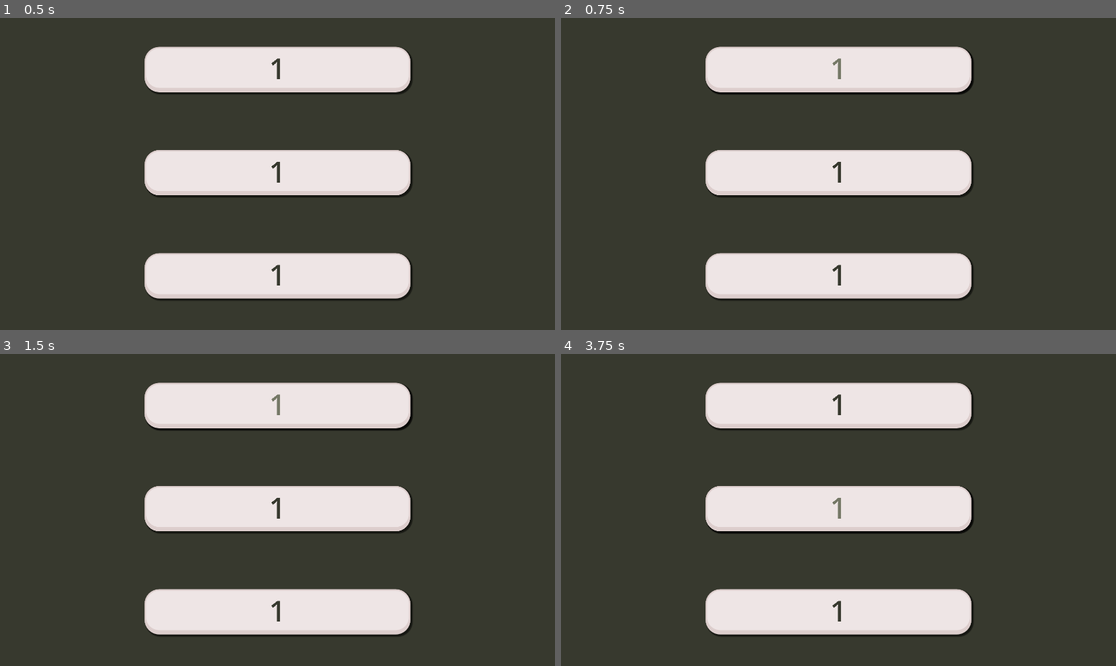
Above: before the commit, frames 1-4 (two rows, left to right).
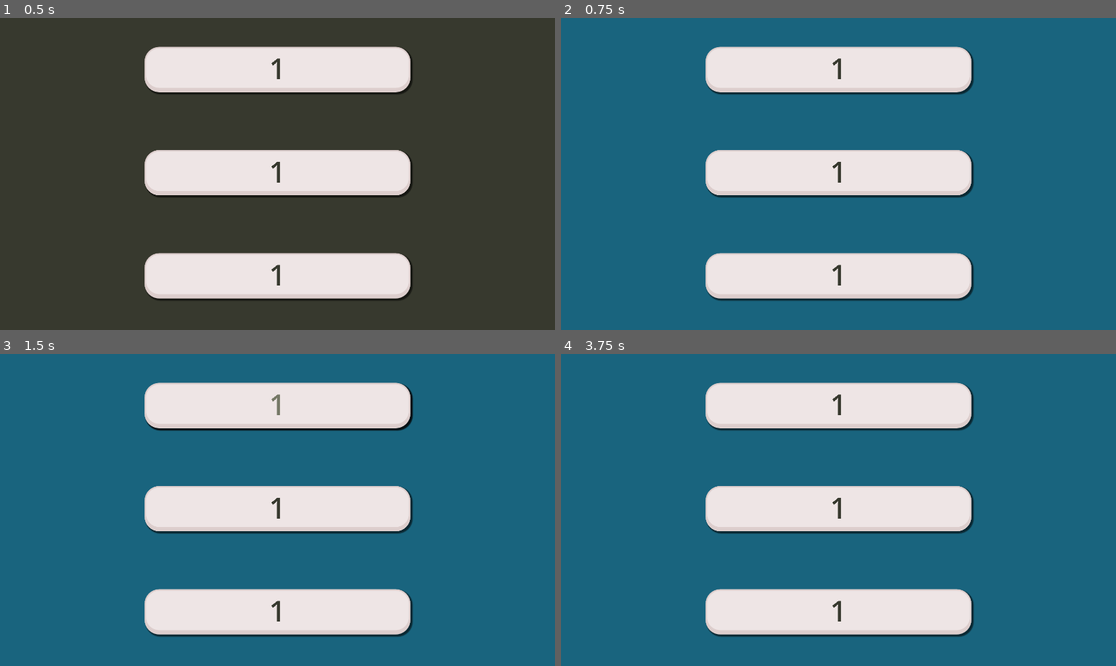
Above: after the commit, the same moments.

Repository: mosusg/brainrot-translator
Game: Godot game, scene res://scenes/menu.tscn
Same seed, same stepped clock (60 frames per second), same inputs: the game is played once before the commit and once after it.
Inputs:
- Up to frame 1 (0.5 s): no input
- Up to frame 2 (0.75 s): click "1" at 0.5 s
- Up to frame 3 (1.5 s): click "1" at 1.25 s
- Up to frame 4 (3.75 s): click "1" at 2 s; click "1" at 2.75 s; click "1" at 3.5 s

Frame 1 is identical in both runs. In frame 2, 80% of the frame differs, in the area x 0-100%, y 0-100%; in frame 3, 79%; in frame 4, 80%.
Error before the commit: Parse Error: Unexpected "Indent" in class body. (res://scripts/menu.gd:5)

Commit message:
code base ahhh

Diff:
--- a/scenes/app.tscn
+++ b/scenes/app.tscn
@@ -78,3 +78,7 @@
 theme_override_styles/pressed = ExtResource("3_cl6f3")
 theme_override_styles/normal = ExtResource("2_dmsei")
 text = "1"
+
+[connection signal="pressed" from="CenterContainer/VBoxContainer2/Option 1" to="." method="_on_option_1_pressed"]
+[connection signal="pressed" from="CenterContainer/VBoxContainer2/Option 2" to="." method="_on_option_2_pressed"]
+[connection signal="pressed" from="CenterContainer/VBoxContainer2/Option 3" to="." method="_on_option_3_pressed"]
--- a/scenes/menu.tscn
+++ b/scenes/menu.tscn
@@ -80,3 +80,7 @@
 theme_override_styles/pressed = ExtResource("3_mhnvy")
 theme_override_styles/normal = ExtResource("2_con2f")
 text = "1"
+
+[connection signal="pressed" from="CenterContainer/VBoxContainer2/Option 1" to="." method="_on_option_1_pressed"]
+[connection signal="pressed" from="CenterContainer/VBoxContainer2/Option 2" to="." method="_on_option_2_pressed"]
+[connection signal="pressed" from="CenterContainer/VBoxContainer2/Option 3" to="." method="_on_option_3_pressed"]
--- a/scenes/settings.tscn
+++ b/scenes/settings.tscn
@@ -80,3 +80,7 @@
 theme_override_styles/pressed = ExtResource("2_r6d6q")
 theme_override_styles/normal = ExtResource("2_6wm04")
 text = "1"
+
+[connection signal="pressed" from="CenterContainer/VBoxContainer2/Option 1" to="." method="_on_option_1_pressed"]
+[connection signal="pressed" from="CenterContainer/VBoxContainer2/Option 2" to="." method="_on_option_2_pressed"]
+[connection signal="pressed" from="CenterContainer/VBoxContainer2/Option 3" to="." method="_on_option_3_pressed"]
--- a/scripts/app.gd
+++ b/scripts/app.gd
@@ -1,3 +1,10 @@
 extends Control
 
-		get_tree().change_scene_to_file("res://scenes/menu.tscn")
+func _on_option_1_pressed() -> void:
+	pass
+
+func _on_option_2_pressed() -> void:
+	pass
+
+func _on_option_3_pressed() -> void:
+	get_tree().change_scene_to_file("res://scenes/menu.tscn")
--- a/scripts/menu.gd
+++ b/scripts/menu.gd
@@ -1,13 +1,10 @@
 extends Control
 
+func _on_option_1_pressed() -> void:
+	get_tree().change_scene_to_file("res://scenes/app.tscn")
 
+func _on_option_2_pressed() -> void:
+	get_tree().change_scene_to_file("res://scenes/settings.tscn")
 
-		get_tree().change_scene_to_file("res://scenes/app.tscn")
-
-
-
-		get_tree().change_scene_to_file("res://scenes/settings.tscn")
-
-
-
-		get_tree().quit()
+func _on_option_3_pressed() -> void:
+	get_tree().quit()
--- a/scripts/settings.gd
+++ b/scripts/settings.gd
@@ -1 +1,12 @@
 extends Control
+
+
+func _on_option_1_pressed() -> void:
+	pass
+
+
+func _on_option_2_pressed() -> void:
+	pass
+
+func _on_option_3_pressed() -> void:
+	get_tree().change_scene_to_file("res://scenes/menu.tscn")
